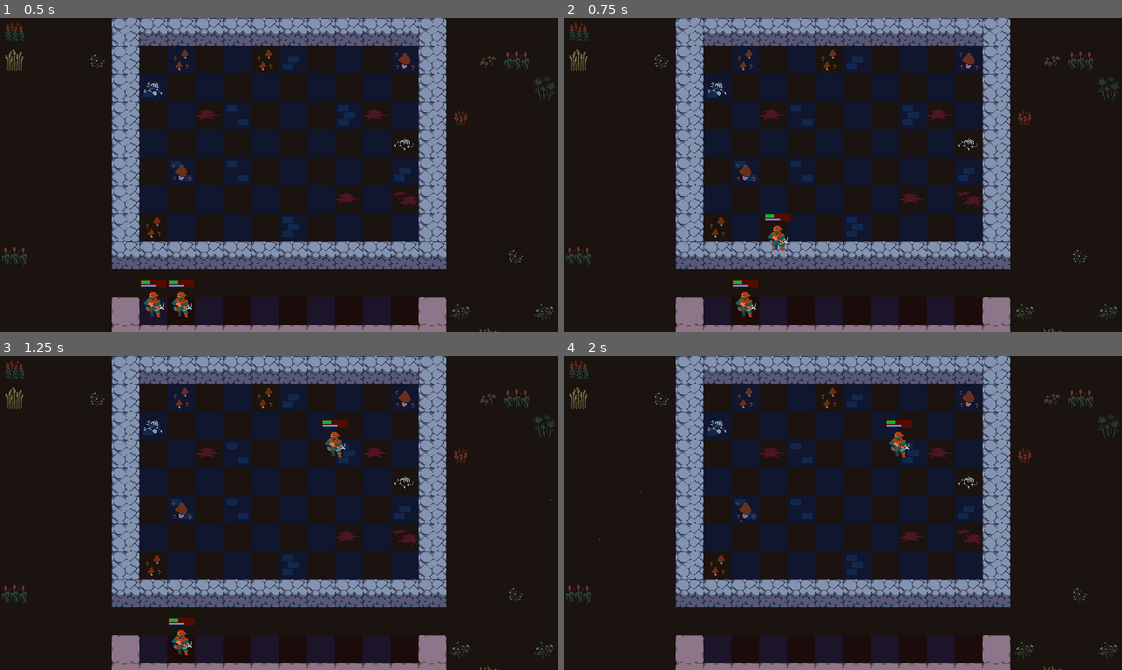
Above: before the commit, frames 1-4 (two rows, left to right).
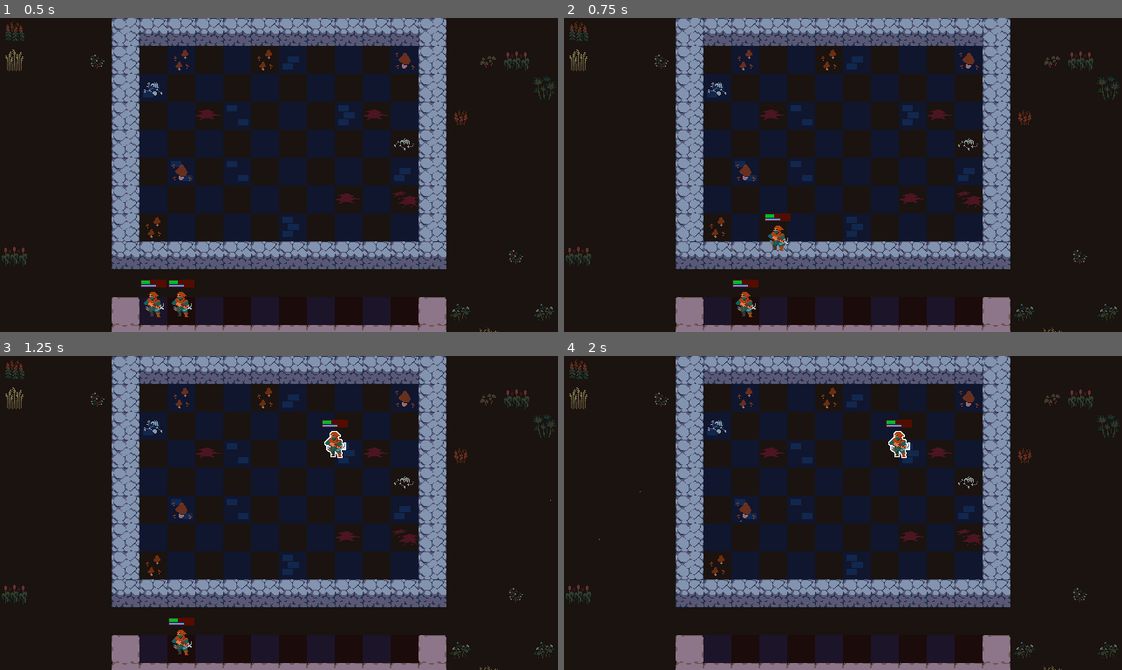
Above: after the commit, the same moments.

Repository: MagnusLucas/Autobattler
Game: Godot game, scene res://scenes/arena/arena.tscn
Two runs of this game, one before a commit and one after it. Both use one fixed random seed, a clock stepped at 60 frames per second and the inputs below.
Inputs (mouse positions are in pixels of both pictures, inside the frame that each line leads up to):
- Up to frame 1 (0.5 s): no input
- Up to frame 2 (0.75 s): tap Enter at 0.5 s; drag from (720, 303) to (898, 105) at 0.52 s
- Up to frame 3 (1.25 s): no input
- Up to frame 4 (2 s): drag from (742, 641) to (898, 443) at 1.27 s

Frame 1 is identical in both runs. In frame 2, less than 0.1% of the frame differs, in the area x 36-41%, y 66-75%; in frame 3, less than 0.1%, in the area x 58-63%, y 23-33%; in frame 4, less than 0.1%.

Commit message:
Added rotating and highlighting components
My connection of highlighting component

Diff:
--- /dev/null
+++ b/components/outline_highlighter.gd
@@ -0,0 +1,16 @@
+class_name OutlineHighlighter
+extends Node
+
+@export var visuals: CanvasGroup
+@export var outline_colour: Color
+@export_range(1, 5) var outline_thickness: int
+
+func _ready() -> void:
+	visuals.material.set_shader_parameter("line_color", outline_colour)
+
+func highlight() -> void:
+	visuals.material.set_shader_parameter("line_thickness", outline_thickness)
+
+
+func clear_highlight() -> void:
+	visuals.material.set_shader_parameter("line_thickness", 0)
--- /dev/null
+++ b/components/velocity_based_rotation.gd
@@ -0,0 +1,39 @@
+class_name VelocityBasedRotation
+extends Node
+
+@export var enabled: bool = true : set = _set_enabled
+@export var target: Node2D
+@export_range(0.25, 1.5) var lerp_seconds := 0.4
+@export var rotation_multiplier := 120
+@export var x_velocity_threshold := 3.0
+
+var last_position: Vector2
+var velocity: Vector2
+var angle: float
+var progress: float
+var time_elapsed := 0.0
+
+
+func _process(delta: float) -> void:
+	if not enabled or not target:
+		return
+	velocity = target.global_position - last_position
+	last_position = target.global_position
+	progress = time_elapsed/lerp_seconds
+
+	if abs(velocity.x) > x_velocity_threshold:
+		angle = velocity.normalized().x * rotation_multiplier * delta
+	else:
+		angle = 0.0
+
+	target.rotation = lerp_angle(target.rotation, angle, progress)
+	time_elapsed += delta
+
+	if progress > 1.0:
+		time_elapsed = 0.0
+
+func _set_enabled(value : bool) -> void:
+	enabled = value
+
+	if target and not enabled:
+		target.rotation = 0.0
--- a/scenes/unit/unit.gd
+++ b/scenes/unit/unit.gd
@@ -4,9 +4,13 @@
 
 @export var stats: UnitStats : set = set_stats
 
-@onready var skin: Sprite2D = $Skin
+@onready var skin: Sprite2D = $Visuals/Skin
 @onready var health_bar: ProgressBar = $HealthBar
 @onready var mana_bar: ProgressBar = $ManaBar
+
+@onready var drag_and_drop: DragAndDrop = $DragAndDrop
+@onready var velocity_based_rotation: VelocityBasedRotation = $VelocityBasedRotation
+@onready var outline_highlighter: OutlineHighlighter = $OutlineHighlighter
 
 func set_stats(value: UnitStats) -> void:
 	stats = value
@@ -18,3 +22,23 @@
 		await ready
 
 	skin.region_rect.position = Vector2(stats.skin_coordinates) * Arena.CELL_SIZE
+
+
+func _on_mouse_entered() -> void:
+	if get_tree().get_first_node_in_group("dragging"):
+		return
+
+	outline_highlighter.highlight()
+
+
+func _on_mouse_exited() -> void:
+	if drag_and_drop.dragging:
+		return
+
+	outline_highlighter.clear_highlight()
+
+func _on_drag_started() -> void:
+	outline_highlighter.clear_highlight()
+
+func _on_dropped() -> void:
+	outline_highlighter.highlight()
--- a/scenes/unit/unit.tscn
+++ b/scenes/unit/unit.tscn
@@ -1,9 +1,12 @@
-[gd_scene load_steps=10 format=3 uid="uid://ck174r8616p3u"]
+[gd_scene load_steps=13 format=3 uid="uid://ck174r8616p3u"]
 
 [ext_resource type="Texture2D" uid="uid://cx1ivjobggp8n" path="res://assets/sprites/rogues.png" id="1_fmv3f"]
 [ext_resource type="Script" uid="uid://by3vxnfsq0vnm" path="res://scenes/unit/unit.gd" id="1_fvc8g"]
 [ext_resource type="Resource" uid="uid://d262gf1vfa7rj" path="res://data/units/example_stats.tres" id="2_vh40f"]
+[ext_resource type="Material" uid="uid://bb8m5fhpi4wqn" path="res://assets/shaders/2d_outline_shader.tres" id="3_3po7s"]
 [ext_resource type="Script" uid="uid://be0ux5ueqvi80" path="res://components/drag_and_drop.gd" id="4_bhlit"]
+[ext_resource type="Script" uid="uid://c4qocx6sy1gks" path="res://components/velocity_based_rotation.gd" id="5_vgvef"]
+[ext_resource type="Script" uid="uid://b71bbd7lbqubs" path="res://components/outline_highlighter.gd" id="7_0wuuu"]
 
 [sub_resource type="RectangleShape2D" id="RectangleShape2D_fmv3f"]
 size = Vector2(36, 36)
@@ -33,8 +36,12 @@
 [node name="Unit" type="Area2D"]
 script = ExtResource("1_fvc8g")
 stats = ExtResource("2_vh40f")
+metadata/_edit_group_ = true
 
-[node name="Skin" type="Sprite2D" parent="."]
+[node name="Visuals" type="CanvasGroup" parent="."]
+material = ExtResource("3_3po7s")
+
+[node name="Skin" type="Sprite2D" parent="Visuals"]
 position = Vector2(16, 8)
 texture = ExtResource("1_fmv3f")
 region_enabled = true
@@ -53,6 +60,7 @@
 theme_override_styles/fill = SubResource("StyleBoxFlat_fvc8g")
 value = 35.0
 show_percentage = false
+metadata/_edit_use_anchors_ = true
 
 [node name="ManaBar" type="ProgressBar" parent="."]
 offset_left = 1.0
@@ -63,7 +71,28 @@
 theme_override_styles/fill = SubResource("StyleBoxFlat_bhlit")
 value = 60.0
 show_percentage = false
+metadata/_edit_use_anchors_ = true
 
 [node name="DragAndDrop" type="Node" parent="." node_paths=PackedStringArray("target")]
 script = ExtResource("4_bhlit")
 target = NodePath("..")
+
+[node name="VelocityBasedRotation" type="Node" parent="." node_paths=PackedStringArray("target")]
+script = ExtResource("5_vgvef")
+target = NodePath("../Visuals/Skin")
+lerp_seconds = 1.0
+rotation_multiplier = 90
+x_velocity_threshold = 2.0
+metadata/_custom_type_script = "uid://c4qocx6sy1gks"
+
+[node name="OutlineHighlighter" type="Node" parent="." node_paths=PackedStringArray("visuals")]
+script = ExtResource("7_0wuuu")
+visuals = NodePath("../Visuals")
+outline_colour = Color(1, 1, 1, 1)
+outline_thickness = 1
+metadata/_custom_type_script = "uid://b71bbd7lbqubs"
+
+[connection signal="mouse_entered" from="." to="." method="_on_mouse_entered"]
+[connection signal="mouse_exited" from="." to="." method="_on_mouse_exited"]
+[connection signal="drag_started" from="DragAndDrop" to="." method="_on_drag_started"]
+[connection signal="dropped" from="DragAndDrop" to="." method="_on_dropped" unbinds=1]
Not shown: 1 places in assets/shaders/2d_outline_shader.tres that only renumber resources
Not shown, added: components/outline_highlighter.gd.uid
Not shown, added: components/velocity_based_rotation.gd.uid
